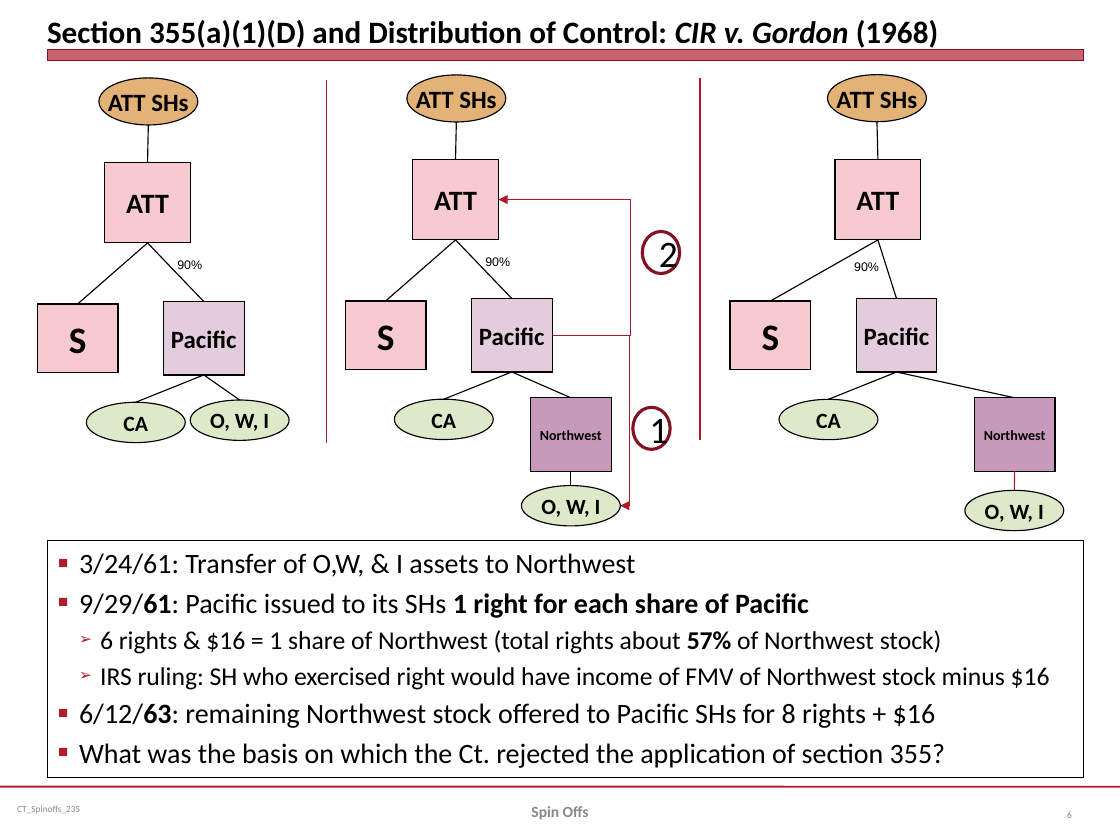
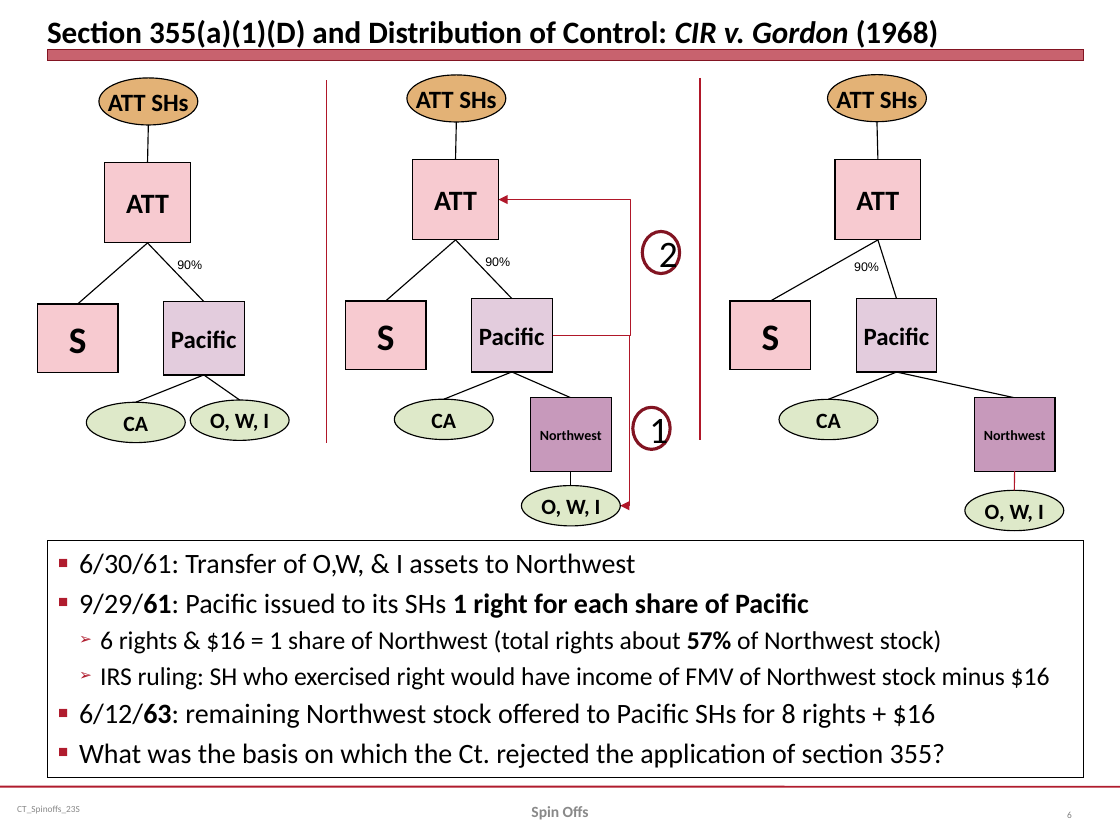
Before and after one commit to jmc877/Corporate-Tax, a slide deck: slide 6 of slides/CT_Ch12_Spinoffs_23S.pptx. Drawn at 1120x840 pixels with LibreOffice and Linux fonts; fonts in the diff are those of the drawing. Boxes give left, top, right and bottom in pixels: in the first picture for what was removed or moved away, otherwise in the second. Text is boxed around its words. In the diff, an @@ line names an element or a change of style, - is before the commit and + after.

```diff
--- a/slides/CT_Ch12_Spinoffs_23S.pptx
+++ b/slides/CT_Ch12_Spinoffs_23S.pptx
@@ text at [79, 553, 635, 577]: text changed @@
-■ 3/24/61: Transfer of O,W, & I assets to Northwest
+■ 6/30/61: Transfer of O,W, & I assets to Northwest
```
Also in this commit, not shown: 2 other files.
